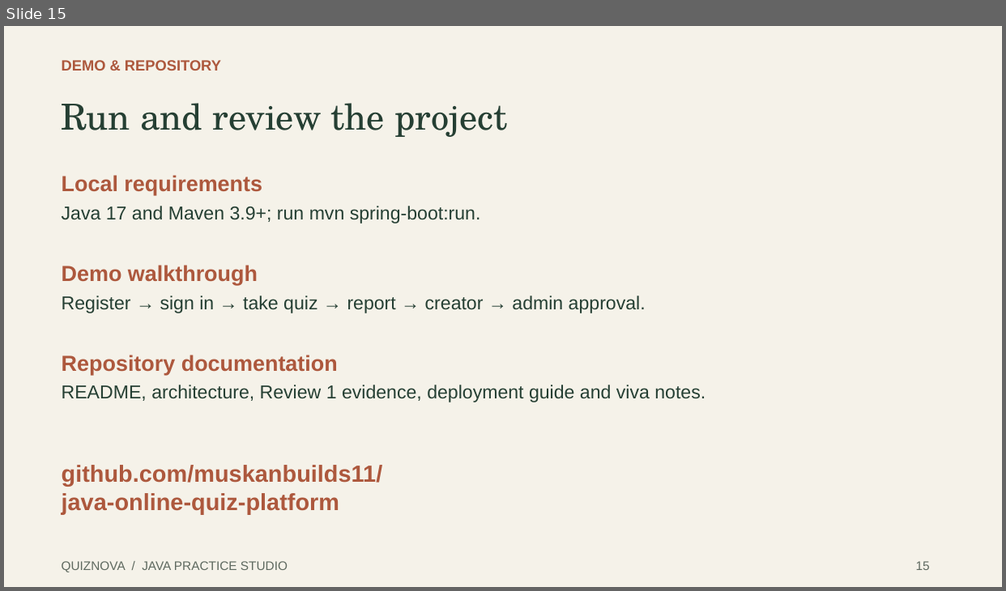
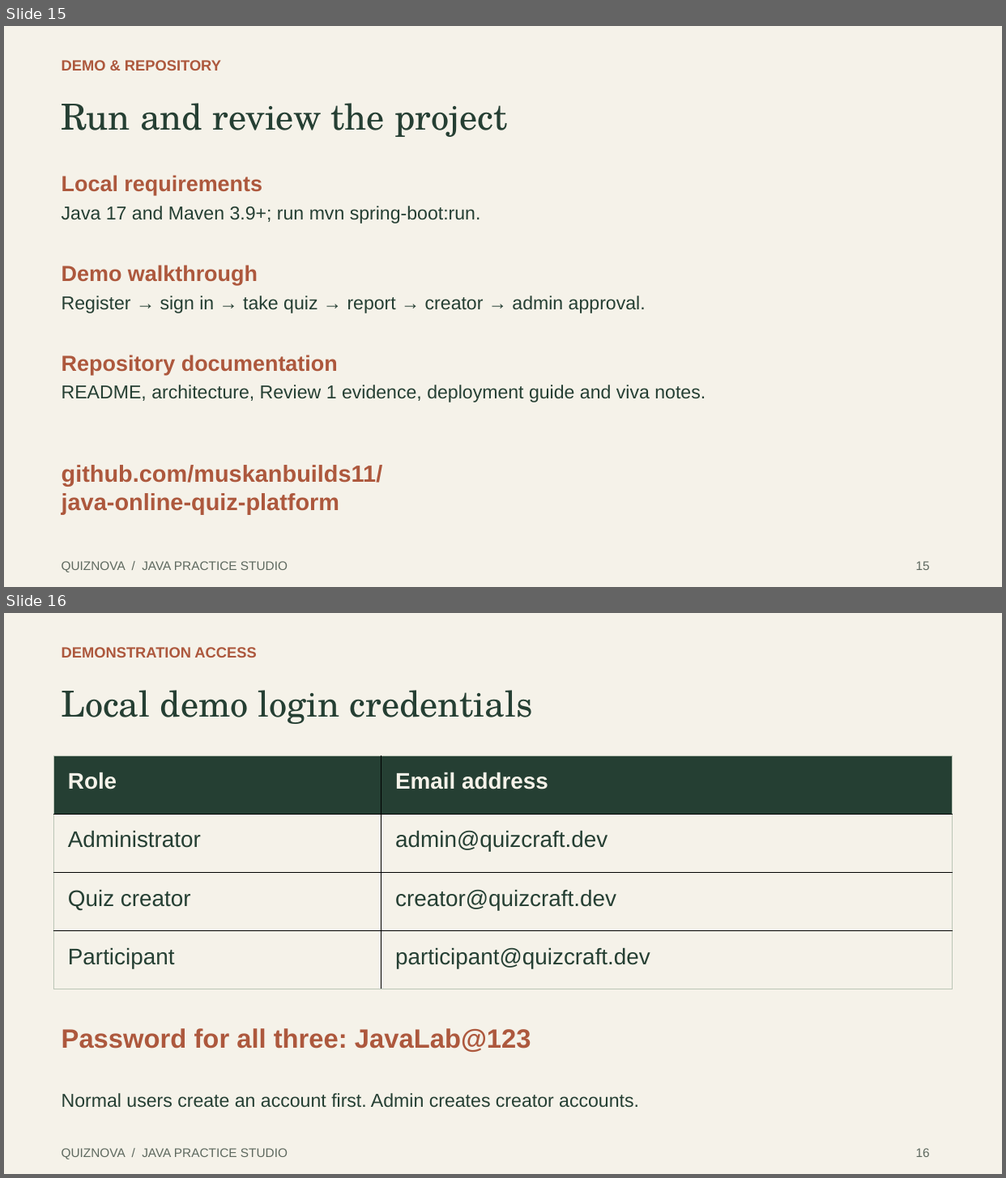
Before and after one commit to muskanbuilds11/java-online-quiz-platform, a slide deck: docs/presentation/QuizNova-Review-1.pptx. Shown one above the other, each under a label of ours: slide 15 before the commit, slides 15 and 16 after it. The pictures are 1006x591 and 1006x1178 pixels, drawn with LibreOffice and Linux fonts; fonts in the diff are those of the drawing. Boxes give left, top, right and bottom in pixels: in the first picture for what was removed or moved away, otherwise in the second. Text is boxed around its words. In the diff, an @@ line names an element or a change of style, - is before the commit and + after.

Commit message:
Include local demo logins and complete reviewer documentation

```diff
--- a/docs/presentation/QuizNova-Review-1.pptx
+++ b/docs/presentation/QuizNova-Review-1.pptx
@@ slide 16 added at bbox=[4, 613, 1002, 1174], background #F5F2E9 @@
@@ text added at bbox=[62, 647, 256, 658], 14.2 pt, text #AD583D, bold @@
+DEMONSTRATION ACCESS
@@ text added at bbox=[62, 690, 533, 724], 34.5 pt, text #253F33 @@
+Local demo login credentials
@@ table added at bbox=[54, 756, 953, 990], 4 rows, 2 columns @@
+Role | Email address
+Administrator | admin@quizcraft.dev
+Quiz creator | creator@quizcraft.dev
+Participant | participant@quizcraft.dev
@@ text added at bbox=[62, 1029, 531, 1052], 25.5 pt, text #AD583D, bold @@
+Password for all three: JavaLab@123
@@ text added at bbox=[62, 1093, 639, 1108], 18 pt, text #253F33 @@
+Normal users create an account first. Admin creates creator accounts.
@@ text added at bbox=[62, 1148, 288, 1160], 12 pt, text #5E695F @@
+QUIZNOVA / JAVA PRACTICE STUDIO
@@ text added at bbox=[916, 1148, 930, 1157], 12 pt, text #5E695F @@
+16
```
Also in this commit, not shown: 4 slides changed, 2 other files.
